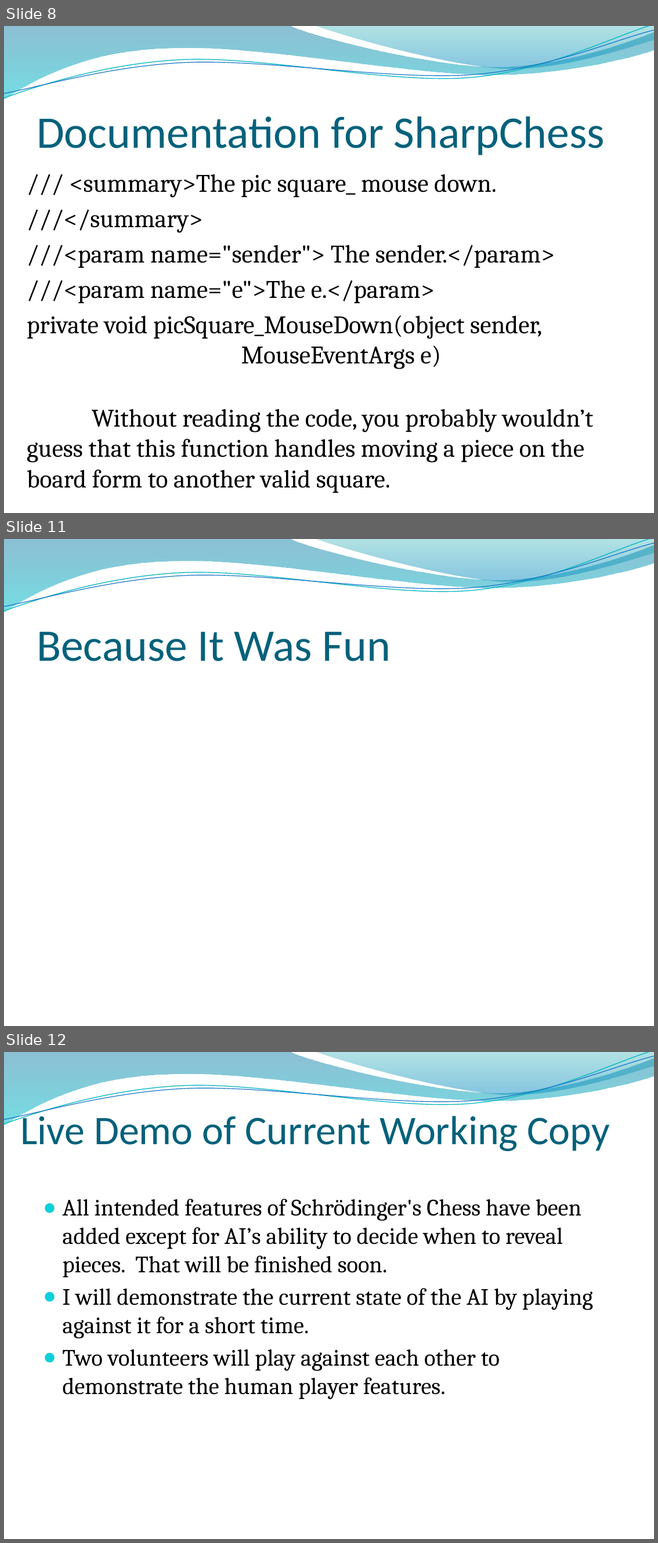
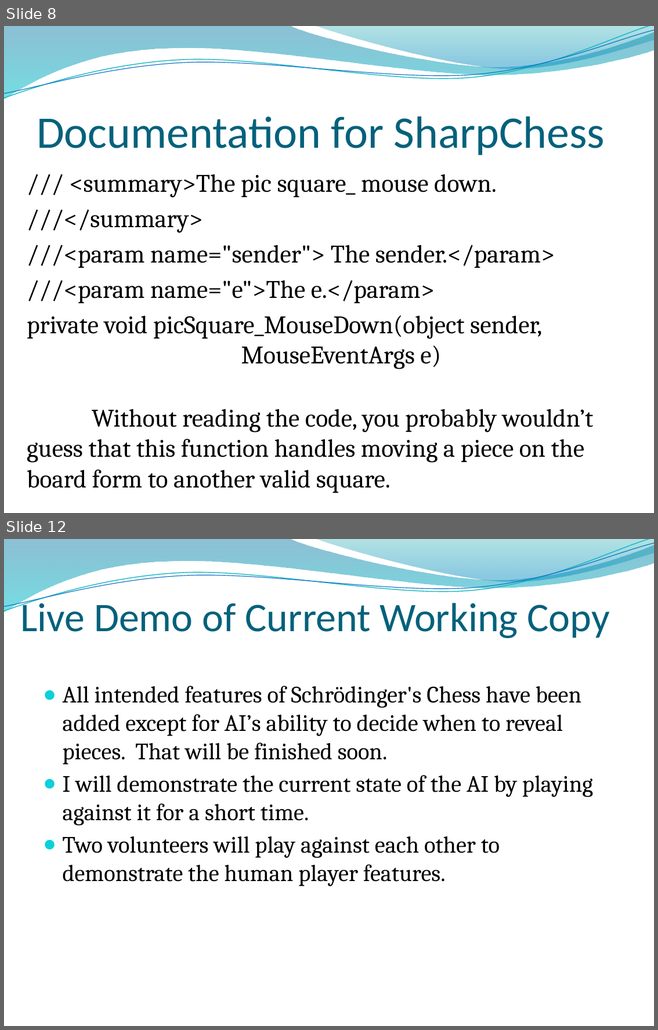
Before and after one commit to dittma75/schrodingers_chess, a slide deck: presentation/Schrödinger's Chess.pptx. Shown one above the other, each under a label of ours: slides 8, 11 and 12 before the commit, slides 8 and 12 after it; the slides between them are not shown. The pictures are 658x1543 and 658x1030 pixels, drawn with LibreOffice and Linux fonts; fonts in the diff are those of the drawing; background and template pictures are left out. Boxes give left, top, right and bottom in pixels: in the first picture for what was removed or moved away, otherwise in the second. Text is boxed around its words. In the diff, an @@ line names an element or a change of style, - is before the commit and + after.

```diff
--- a/presentation/Schrödinger's Chess.pptx
+++ b/presentation/Schrödinger's Chess.pptx
@@ slide 11 removed at [4,539,654,1026], background picture (left out); not listed: 4 template elements that a slide beside it also shows @@
@@ title removed at [36,632,390,661] @@
-Because It Was Fun
```
Also in this commit, not shown: 2 slides changed, 1 slide added.
